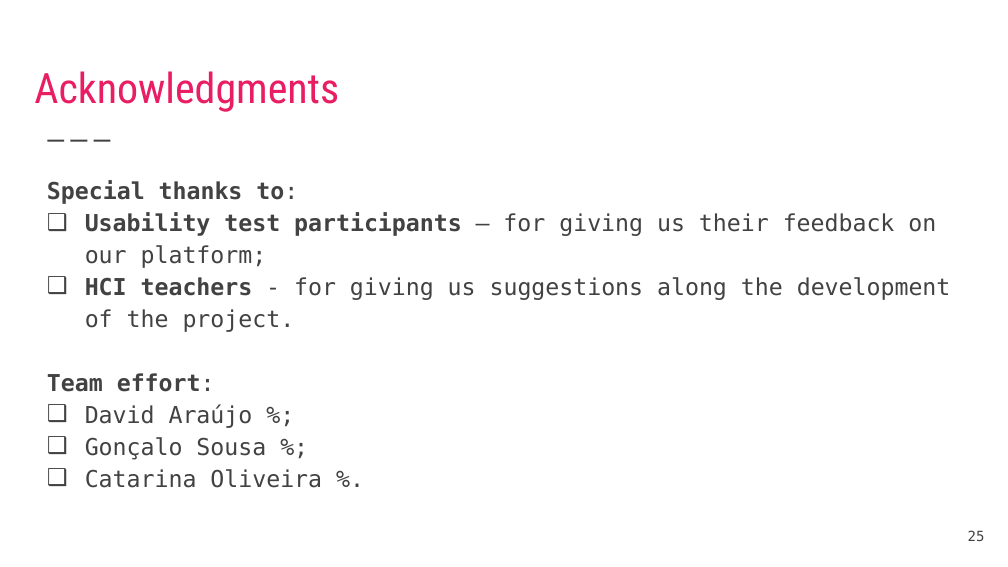
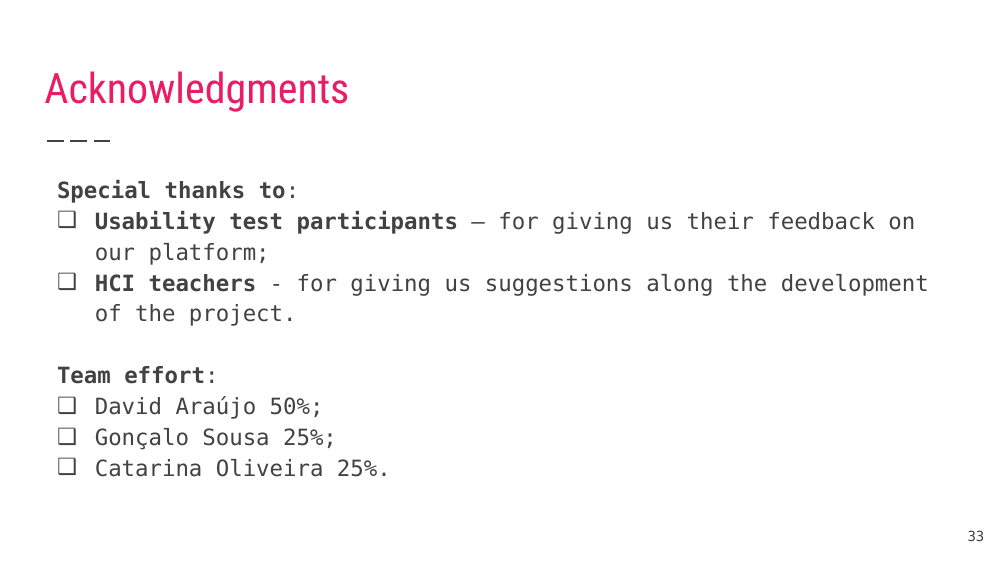
Before and after one commit to DavidAraujo98/ElectRight, a slide deck: slide 33 of documentation/IHC_Final_Presentation.pptx (slide 25 before the commit). Drawn at 1008x567 pixels with LibreOffice and Linux fonts; fonts in the diff are those of the drawing. Boxes give left, top, right and bottom in pixels: in the first picture for what was removed or moved away, otherwise in the second. Text is boxed around its words. In the diff, an @@ line names an element or a change of style, - is before the commit and + after.

```diff
--- a/documentation/IHC_Final_Presentation.pptx
+++ b/documentation/IHC_Final_Presentation.pptx
@@ title "Acknowledgments" moved from (x1=34, y1=71, x2=339, y2=112) to (x1=44, y1=71, x2=349, y2=112) @@
@@ text at (x1=57, y1=180, x2=929, y2=384): size 16.6 to 16 pt in "Special thanks to:", "Usability test participants – for giving us ...", "HCI teachers - for giving us suggestions ...", "Team effort:"; indent changed @@
@@ text at (x1=95, y1=396, x2=391, y2=477): text changed; size 16.6 to 16 pt @@
-❑ David Araújo %;
-❑ Gonçalo Sousa %;
-❑ Catarina Oliveira %.
+❑ David Araújo 50%;
+❑ Gonçalo Sousa 25%;
+❑ Catarina Oliveira 25%.
@@ page number at (x1=968, y1=530, x2=985, y2=541): text changed @@
-25
+33
```
Also in this commit, not shown: 22 other slides changed, 10 slides added, 2 slides removed, 20 other files.
